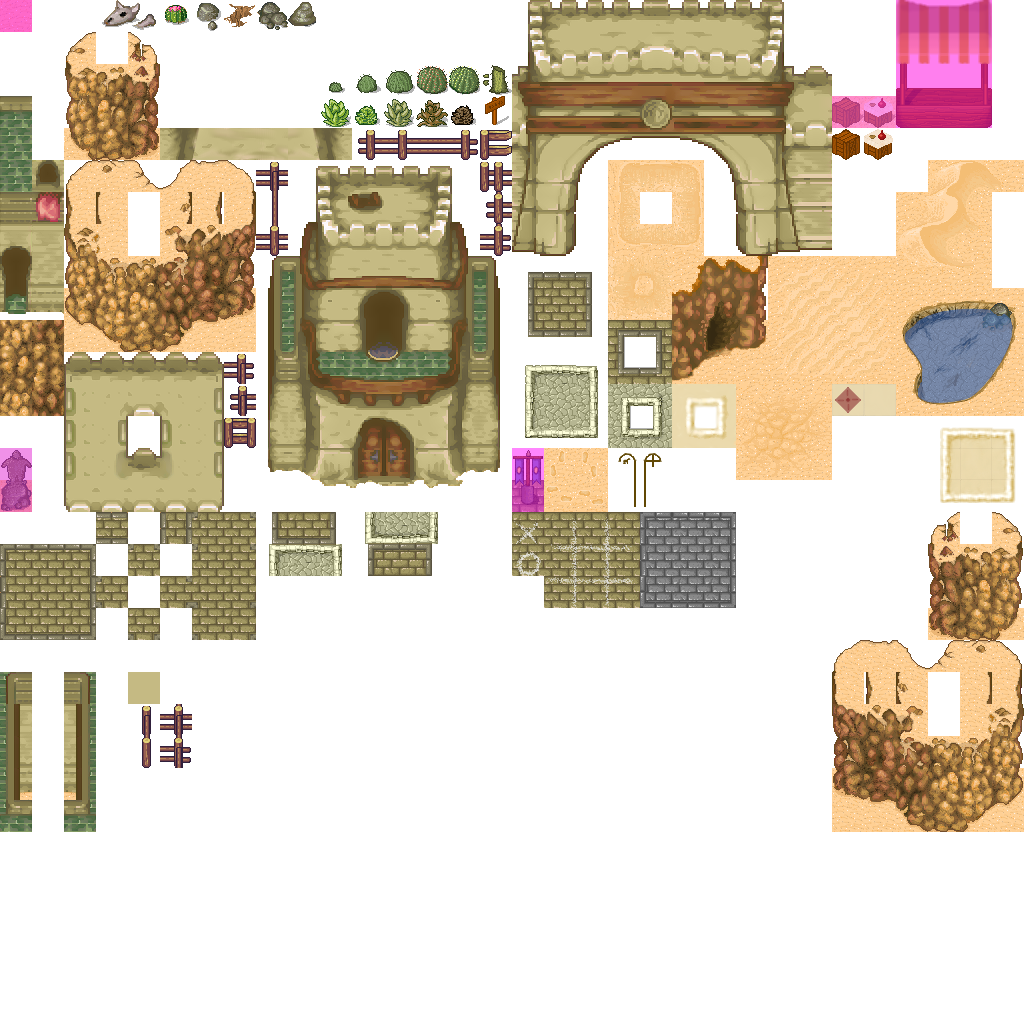
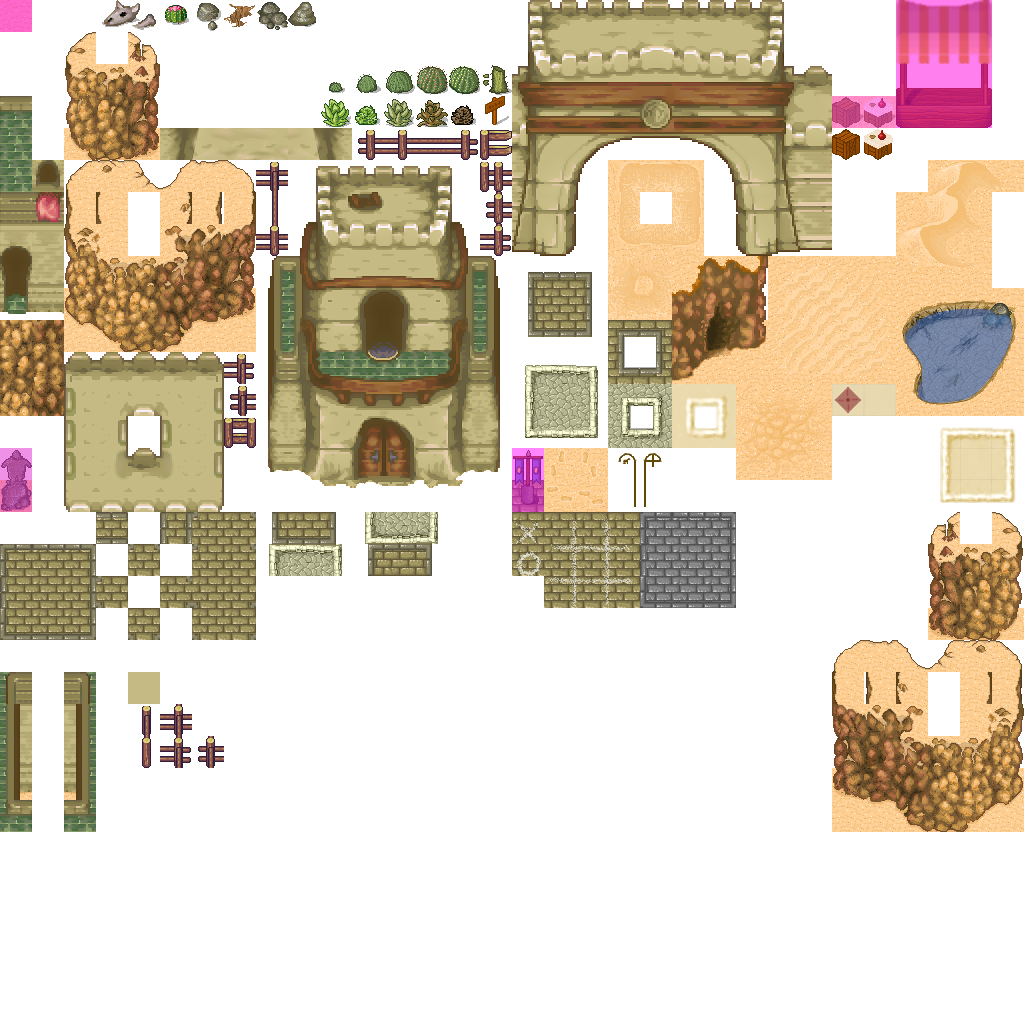
Before/after of a 1024 x 1024 layered artwork. What changed in the layer stack:
painted on "Hintergrund" over (198, 736, 224, 768)
